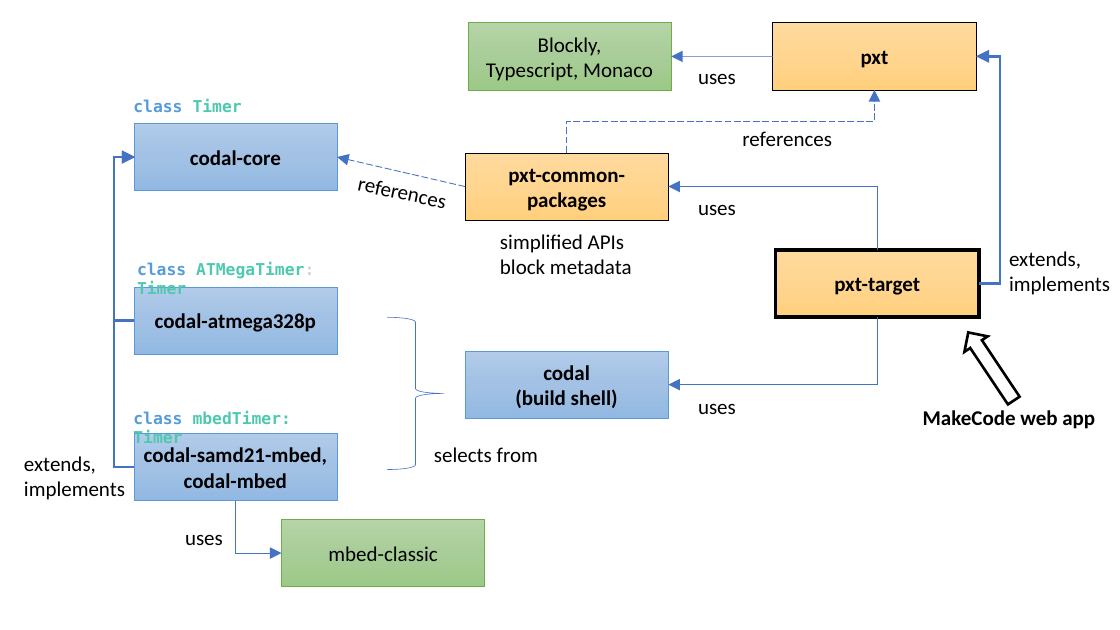
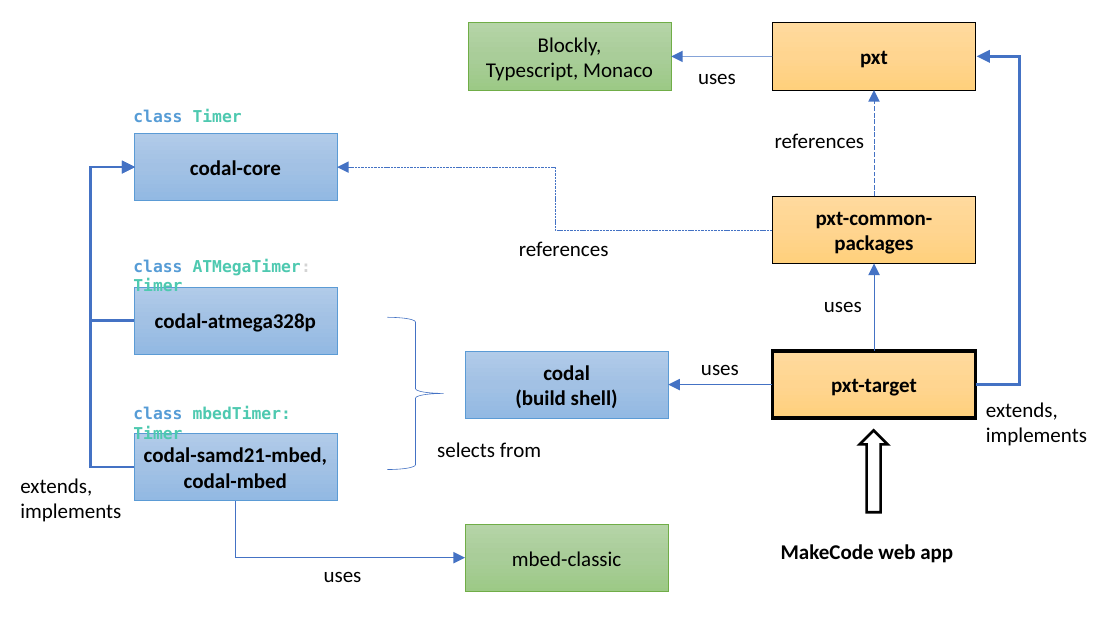
Before and after one commit to microsoft/pxt, a slide deck: slide 2 of papers/tr2017/diagrams.pptx. Drawn at 1120x630 pixels with LibreOffice and Linux fonts; fonts in the diff are those of the drawing. Boxes give left, top, right and bottom in pixels: in the first picture for what was removed or moved away, otherwise in the second. Text is boxed around its words. In the diff, an @@ line names an element or a change of style, - is before the commit and + after.

Commit message:
diagram change

```diff
--- a/papers/tr2017/diagrams.pptx
+++ b/papers/tr2017/diagrams.pptx
@@ elbow arrow moved from (979, 284) - (976, 56) to (975, 385) - (977, 56) @@
@@ text "class Timer": place and size @@
-text "class Timer" at (133, 99, 242, 112)
+text "class Timer" at (133, 109, 242, 122)
@@ elbow arrow removed from (567, 153) to (875, 90) @@
@@ arrow added from (875, 196) to (875, 90), #4472C4 0.5 pt dashed @@
@@ rectangle "codal-core": place and size @@
-rectangle "codal-core" at (134, 124, 337, 191)
+rectangle "codal-core" at (134, 134, 337, 201)
@@ text "references": place and size @@
-text "references" at (347, 164, 459, 219)
+text "references" at (775, 133, 865, 148)
@@ text "references" at (775, 133, 865, 148): rotation 11 to 0 degrees @@
@@ elbow arrow moved from (135, 157) - (134, 467) to (135, 167) - (134, 467) @@
@@ elbow arrow moved from (135, 157) - (134, 321) to (135, 167) - (134, 321) @@
@@ arrow removed from (465, 187) to (337, 157) @@
@@ elbow arrow added from (773, 230) to (337, 167), #4472C4 0.25 pt dashed @@
@@ elbow arrow removed from (877, 250) to (669, 187) @@
@@ rectangle "pxt-common-packages": place and size @@
-rectangle "pxt-common-packages" at (465, 153, 669, 220)
+rectangle "pxt-common-packages" at (773, 196, 976, 263)
@@ text removed at (500, 234, 632, 274) @@
-simplified APIs
-block metadata
@@ text "references": place and size @@
-text "references" at (742, 131, 832, 146)
+text "references" at (519, 241, 609, 256)
@@ text "class ATMegaTimer: Timer" rewrapped from (137, 261, 314, 294) to (133, 258, 311, 296) @@
@@ arrow added from (875, 351) to (875, 264), #4472C4 0.5 pt @@
@@ text "uses": place and size @@
-text "uses" at (698, 204, 736, 215)
+text "uses" at (824, 301, 862, 312)
@@ elbow arrow removed from (877, 318) to (669, 385) @@
@@ text "uses": place and size @@
-text "uses" at (698, 403, 736, 414)
+text "uses" at (701, 364, 739, 375)
@@ rectangle "pxt-target": place and size @@
-rectangle "pxt-target" at (776, 250, 979, 317)
+rectangle "pxt-target" at (773, 351, 976, 418)
@@ arrow added from (773, 385) to (669, 385), #4472C4 0.5 pt @@
@@ text "class mbedTimer: Timer": place and size @@
-text "class mbedTimer: Timer" at (133, 410, 291, 447)
+text "class mbedTimer: Timer" at (133, 406, 291, 443)
@@ text "extends,": place and size @@
-text "extends," at (1009, 251, 1110, 295)
+text "extends," at (986, 402, 1087, 446)
@@ text "selects from": place and size @@
-text "selects from" at (434, 447, 538, 462)
+text "selects from" at (437, 442, 541, 457)
@@ right arrow at (860, 430, 887, 512): rotation 236 to 270 degrees @@
@@ text "extends,": place and size @@
-text "extends," at (24, 456, 125, 500)
+text "extends," at (20, 478, 121, 522)
@@ elbow arrow moved from (281, 553) - (235, 501) to (465, 558) - (235, 501) @@
@@ rectangle "mbed-classic": place and size @@
-rectangle "mbed-classic" at (281, 519, 485, 586)
+rectangle "mbed-classic" at (465, 524, 669, 592)
@@ text "MakeCode web app": place and size @@
-text "MakeCode web app" at (923, 410, 1095, 429)
+text "MakeCode web app" at (781, 544, 953, 563)
@@ text "uses": place and size @@
-text "uses" at (185, 534, 223, 545)
+text "uses" at (324, 572, 362, 582)
```
